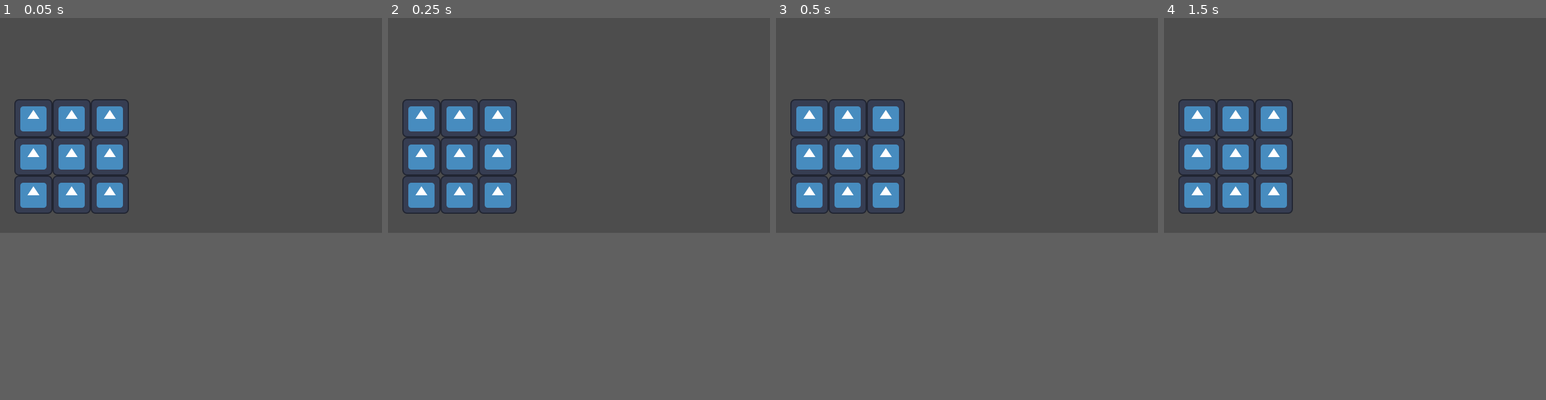
Above: before the commit, frames 1-4 (left to right).
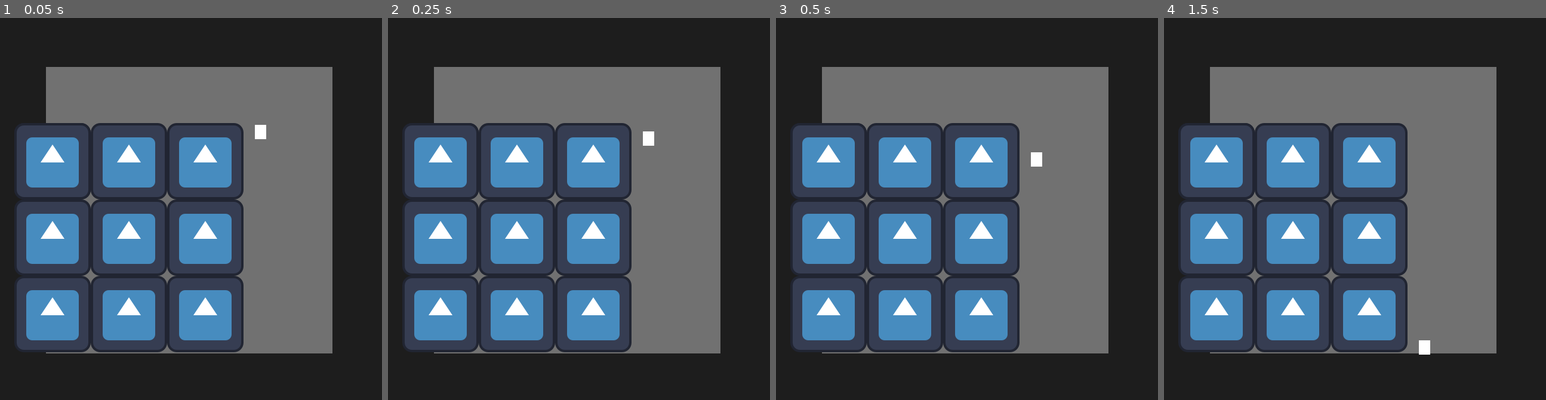
Above: after the commit, the same moments.

Repository: BNBoom5874/samudash
Game: Godot game, scene res://test/WorldT.tscn
The game is run twice, just before and just after one commit, with the same random seed, the same clock (stepped at 60 frames per second) and the same inputs. Before the commit the project starts from res://Ui/controller.tscn. The engine's default icon, where the game draws it, is replaced by a stand-in: a white triangle on a blue panel in a dark square.
Inputs:
- Up to frame 1 (0.05 s): no input
- Up to frame 2 (0.25 s): no input
- Up to frame 3 (0.5 s): no input
- Up to frame 4 (1.5 s): hold C (down_right) from 0.53 s (still down); tap 5 (centerbutton) at 0.6 s; tap W (up) at 0.77, 0.8, 1.07, 1.35 s
The window is 640x360 before the commit and 640x640 after it. Grey fills any space a smaller window leaves; there, only what the larger window draws over its background counts as a difference.

The runs differ from the first frame. In frame 1, 73% of the frame differs, in the area x 0-100%, y 0-88%; in frame 2, 73%; in frame 3, 73%; in frame 4, 73%, in the area x 0-100%, y 0-89%.

Commit message:
test ver.

Diff:
--- /dev/null
+++ b/Game/Character/Player/player.gd
@@ -0,0 +1,53 @@
+extends CharacterBody2D
+
+
+const DashSpeed : float = 600.0
+const Gravity : float = 300.0
+
+
+
+var gravity = Gravity
+
+
+#input
+var keyUp :bool = false
+var keyUpL :bool = false
+var keyUpR :bool = false
+var keyLeft :bool = false
+var keyRight :bool = false
+var keyCenter :bool = false
+var keyDownL :bool = false
+var keyDownR :bool = false
+var keyDown :bool = false
+
+func _ready() -> void:
+	pass
+
+
+func _process(delta: float) -> void:
+
+	get_input()
+
+	apply_gravity(delta)
+
+	move_and_slide()
+
+
+
+
+
+func get_input() -> void:
+	keyUp = Input.is_action_just_pressed("up")
+	keyUpL = Input.is_action_just_pressed("up_left")
+	keyUpR = Input.is_action_just_pressed("up_right")
+	keyLeft = Input.is_action_just_pressed("left")
+	keyRight = Input.is_action_just_pressed("right")
+	keyCenter = Input.is_action_just_pressed("centerbutton")
+	keyDownL = Input.is_action_just_pressed("down_left")
+	keyDownR = Input.is_action_just_pressed("down_right")
+	keyDown = Input.is_action_just_pressed("down")
+
+
+func apply_gravity(delta) -> void:
+	if not is_on_floor():
+		velocity.y += gravity * delta
--- /dev/null
+++ b/Game/Character/player.tscn
@@ -0,0 +1,18 @@
+[gd_scene format=3 uid="uid://bkh7ipi0ebjal"]
+
+[ext_resource type="Script" uid="uid://doun1k6cgprhu" path="res://Game/Character/Player/player.gd" id="1_mym4g"]
+
+[sub_resource type="RectangleShape2D" id="RectangleShape2D_8hnaa"]
+size = Vector2(16, 20)
+
+[node name="Player" type="CharacterBody2D" unique_id=1265944421]
+collision_layer = 2
+script = ExtResource("1_mym4g")
+
+[node name="ColorRect" type="ColorRect" parent="." unique_id=1931133209]
+offset_right = 16.0
+offset_bottom = 20.0
+
+[node name="CollisionShape2D" type="CollisionShape2D" parent="." unique_id=141373887]
+position = Vector2(8, 10)
+shape = SubResource("RectangleShape2D_8hnaa")
--- a/Ui/controller.tscn
+++ b/Ui/controller.tscn
@@ -17,62 +17,65 @@
 anchors_preset = 2
 anchor_top = 1.0
 anchor_bottom = 1.0
-offset_left = 40.0
-offset_top = -144.0
-offset_right = 80.0
-offset_bottom = -104.0
+offset_top = -40.0
+offset_right = 40.0
 grow_vertical = 0
-scale = Vector2(0.5, 0.5)
 
 [node name="UpL" type="TouchScreenButton" parent="Layout/Control" unique_id=1756448157]
-position = Vector2(-32, -160)
+position = Vector2(24, -424)
+texture_normal = ExtResource("1_w32gj")
+passby_press = true
+action = "up_left"
+
+[node name="UpL2" type="TouchScreenButton" parent="Layout/Control" unique_id=415546010]
+position = Vector2(24, -424)
 texture_normal = ExtResource("1_w32gj")
 passby_press = true
 action = "up_left"
 
 [node name="Up" type="TouchScreenButton" parent="Layout/Control" unique_id=120392682]
-position = Vector2(96, -160)
+position = Vector2(152, -424)
 texture_normal = ExtResource("1_w32gj")
 action = "up"
 
 [node name="UpR" type="TouchScreenButton" parent="Layout/Control" unique_id=124055708]
-position = Vector2(224, -160)
+position = Vector2(280, -424)
 texture_normal = ExtResource("1_w32gj")
 passby_press = true
 action = "up_right"
 
 [node name="Left" type="TouchScreenButton" parent="Layout/Control" unique_id=1787214397]
-position = Vector2(-32, -32)
+position = Vector2(24, -296)
 texture_normal = ExtResource("1_w32gj")
 passby_press = true
 action = "left"
 
 [node name="center" type="TouchScreenButton" parent="Layout/Control" unique_id=811601046]
-position = Vector2(96, -32)
+position = Vector2(152, -296)
 texture_normal = ExtResource("1_w32gj")
 passby_press = true
 action = "centerbutton"
 
 [node name="Right" type="TouchScreenButton" parent="Layout/Control" unique_id=461984208]
-position = Vector2(224, -32)
+position = Vector2(280, -296)
 texture_normal = ExtResource("1_w32gj")
 passby_press = true
 action = "right"
 
 [node name="DownL" type="TouchScreenButton" parent="Layout/Control" unique_id=684640408]
-position = Vector2(-32, 96)
+position = Vector2(24, -168)
 texture_normal = ExtResource("1_w32gj")
 passby_press = true
 action = "down_left"
 
 [node name="Down" type="TouchScreenButton" parent="Layout/Control" unique_id=1301129591]
-position = Vector2(96, 96)
+position = Vector2(152, -168)
 texture_normal = ExtResource("1_w32gj")
 passby_press = true
-action = "down "
+action = "down"
 
 [node name="DownR" type="TouchScreenButton" parent="Layout/Control" unique_id=832220853]
-position = Vector2(224, 96)
+position = Vector2(280, -168)
 texture_normal = ExtResource("1_w32gj")
 passby_press = true
 action = "down_right"
--- a/project.godot
+++ b/project.godot
@@ -11,16 +11,26 @@
 [application]
 
 config/name="samudash"
-run/main_scene="uid://b1mg6hru5saio"
+run/main_scene="uid://cggqi20lmnhkn"
 config/features=PackedStringArray("4.6", "Mobile")
 config/icon="res://icon.svg"
 
 [display]
 
 window/size/viewport_width=640
-window/size/viewport_height=360
+window/size/viewport_height=640
+window/size/mode=4
+window/size/resizable=false
 window/stretch/mode="canvas_items"
 window/stretch/aspect="expand"
+
+[file_customization]
+
+folder_colors={
+"res://Game/": "red",
+"res://Ui/": "green",
+"res://test/": "yellow"
+}
 
 [input]
 
@@ -36,7 +46,7 @@
 , Object(InputEventKey,"resource_local_to_scene":false,"resource_name":"","device":0,"window_id":0,"alt_pressed":false,"shift_pressed":false,"ctrl_pressed":false,"meta_pressed":false,"pressed":false,"keycode":0,"physical_keycode":54,"key_label":0,"unicode":0,"location":0,"echo":false,"script":null)
 ]
 }
-"down "={
+down={
 "deadzone": 0.2,
 "events": [Object(InputEventKey,"resource_local_to_scene":false,"resource_name":"","device":0,"window_id":0,"alt_presse …(189 unchanged characters)…
 , Object(InputEventKey,"resource_local_to_scene":false,"resource_name":"","device":0,"window_id":0,"alt_pressed":false,"shift_pressed":false,"ctrl_pressed":false,"meta_pressed":false,"pressed":false,"keycode":0,"physical_keycode":88,"key_label":0,"unicode":0,"location":0,"echo":false,"script":null)
@@ -79,11 +89,21 @@
 ]
 }
 
+[layer_names]
+
+2d_physics/layer_1="floor"
+2d_physics/layer_2="player"
+2d_physics/layer_3="enemy "
+2d_physics/layer_4="Hitbox"
+2d_physics/layer_5="Hurtbox"
+
 [physics]
 
 3d/physics_engine="Jolt Physics"
 
 [rendering]
 
+textures/canvas_textures/default_texture_filter=0
 rendering_device/driver.windows="d3d12"
 renderer/rendering_method="mobile"
+2d/snap/snap_2d_transforms_to_pixel=true
--- /dev/null
+++ b/test/Tlayout_game.tscn
@@ -0,0 +1,127 @@
+[gd_scene format=3 uid="uid://vubgg2pk35oe"]
+
+[ext_resource type="Texture2D" uid="uid://k67rih8h5xrr" path="res://icon.svg" id="1_rwxo1"]
+[ext_resource type="PackedScene" uid="uid://cggqi20lmnhkn" path="res://test/WorldT.tscn" id="2_rwxo1"]
+
+[node name="Root" type="Control" unique_id=458066944]
+layout_mode = 3
+anchors_preset = 15
+anchor_right = 1.0
+anchor_bottom = 1.0
+grow_horizontal = 2
+grow_vertical = 2
+size_flags_horizontal = 4
+size_flags_vertical = 4
+metadata/_edit_vertical_guides_ = [-1112.0]
+
+[node name="MarginContainer" type="MarginContainer" parent="." unique_id=336838125]
+layout_mode = 1
+anchors_preset = 15
+anchor_right = 1.0
+anchor_bottom = 1.0
+grow_horizontal = 2
+grow_vertical = 2
+theme_override_constants/margin_left = 20
+theme_override_constants/margin_top = 20
+theme_override_constants/margin_right = 20
+theme_override_constants/margin_bottom = 20
+metadata/_edit_use_anchors_ = true
+
+[node name="HBoxContainer" type="HBoxContainer" parent="MarginContainer" unique_id=950096001]
+layout_mode = 2
+theme_override_constants/separation = 10
+
+[node name="Uileft" type="Panel" parent="MarginContainer/HBoxContainer" unique_id=1981901082]
+layout_mode = 2
+size_flags_horizontal = 3
+
+[node name="Control" type="Control" parent="MarginContainer/HBoxContainer/Uileft" unique_id=928159142]
+layout_mode = 1
+anchors_preset = 2
+anchor_top = 1.0
+anchor_bottom = 1.0
+offset_top = -40.0
+offset_right = 40.0
+grow_vertical = 0
+scale = Vector2(0.8, 0.8)
+
+[node name="UpL" type="TouchScreenButton" parent="MarginContainer/HBoxContainer/Uileft/Control" unique_id=1259009883]
+position = Vector2(12, -428)
+texture_normal = ExtResource("1_rwxo1")
+passby_press = true
+action = "up_left"
+
+[node name="UpL2" type="TouchScreenButton" parent="MarginContainer/HBoxContainer/Uileft/Control" unique_id=1757900078]
+position = Vector2(12, -428)
+texture_normal = ExtResource("1_rwxo1")
+passby_press = true
+action = "up_left"
+
+[node name="Up" type="TouchScreenButton" parent="MarginContainer/HBoxContainer/Uileft/Control" unique_id=1035129550]
+position = Vector2(140, -428)
+texture_normal = ExtResource("1_rwxo1")
+action = "up"
+
+[node name="UpR" type="TouchScreenButton" parent="MarginContainer/HBoxContainer/Uileft/Control" unique_id=1537401547]
+position = Vector2(268, -428)
+texture_normal = ExtResource("1_rwxo1")
+passby_press = true
+action = "up_right"
+
+[node name="Left" type="TouchScreenButton" parent="MarginContainer/HBoxContainer/Uileft/Control" unique_id=1070439346]
+position = Vector2(12, -300)
+texture_normal = ExtResource("1_rwxo1")
+passby_press = true
+action = "left"
+
+[node name="center" type="TouchScreenButton" parent="MarginContainer/HBoxContainer/Uileft/Control" unique_id=589090620]
+position = Vector2(140, -300)
+texture_normal = ExtResource("1_rwxo1")
+passby_press = true
+action = "centerbutton"
+
+[node name="Right" type="TouchScreenButton" parent="MarginContainer/HBoxContainer/Uileft/Control" unique_id=809784983]
+position = Vector2(268, -300)
+texture_normal = ExtResource("1_rwxo1")
+passby_press = true
+action = "right"
+
+[node name="DownL" type="TouchScreenButton" parent="MarginContainer/HBoxContainer/Uileft/Control" unique_id=808198244]
+position = Vector2(12, -172)
+texture_normal = ExtResource("1_rwxo1")
+passby_press = true
+action = "down_left"
+
+[node name="Down" type="TouchScreenButton" parent="MarginContainer/HBoxContainer/Uileft/Control" unique_id=239606682]
+position = Vector2(140, -172)
+texture_normal = ExtResource("1_rwxo1")
+passby_press = true
+action = "down"
+
+[node name="DownR" type="TouchScreenButton" parent="MarginContainer/HBoxContainer/Uileft/Control" unique_id=313643155]
+position = Vector2(268, -172)
+texture_normal = ExtResource("1_rwxo1")
+passby_press = true
+action = "down_right"
+
+[node name="TVcenter" type="AspectRatioContainer" parent="MarginContainer/HBoxContainer" unique_id=869616336]
+layout_mode = 2
+size_flags_horizontal = 0
+size_flags_vertical = 4
+ratio = 1.7778
+
+[node name="SubViewportContainer" type="SubViewportContainer" parent="MarginContainer/HBoxContainer/TVcenter" unique_id=760457894]
+clip_contents = true
+layout_mode = 2
+
+[node name="Tv" type="SubViewport" parent="MarginContainer/HBoxContainer/TVcenter/SubViewportContainer" unique_id=389780417]
+disable_3d = true
+size = Vector2i(1280, 720)
+render_target_update_mode = 4
+
+[node name="World" parent="MarginContainer/HBoxContainer/TVcenter/SubViewportContainer/Tv" unique_id=62650097 instance=ExtResource("2_rwxo1")]
+position = Vector2(408, 224)
+
+[node name="Uireght" type="Panel" parent="MarginContainer/HBoxContainer" unique_id=2089099682]
+layout_mode = 2
+size_flags_horizontal = 3
--- /dev/null
+++ b/test/WorldT.tscn
@@ -0,0 +1,72 @@
+[gd_scene format=3 uid="uid://cggqi20lmnhkn"]
+
+[ext_resource type="PackedScene" uid="uid://b1mg6hru5saio" path="res://Ui/controller.tscn" id="2_8n65e"]
+[ext_resource type="PackedScene" uid="uid://bkh7ipi0ebjal" path="res://Game/Character/player.tscn" id="2_vt5b8"]
+
+[sub_resource type="RectangleShape2D" id="RectangleShape2D_luodq"]
+size = Vector2(738.125, 49.374996)
+
+[node name="World" type="Node2D" unique_id=62650097]
+position = Vector2(72, 88)
+metadata/_edit_lock_ = true
+
+[node name="CanvasLayer" type="CanvasLayer" parent="." unique_id=1173590863]
+layer = -1
+
+[node name="ColorRect" type="ColorRect" parent="CanvasLayer" unique_id=2125979128]
+anchors_preset = 15
+anchor_right = 1.0
+anchor_bottom = 1.0
+grow_horizontal = 2
+grow_vertical = 2
+color = Color(0.11551941, 0.1155194, 0.1155194, 1)
+metadata/_edit_use_anchors_ = true
+
+[node name="StaticBody2D" type="StaticBody2D" parent="." unique_id=1316279462]
+position = Vector2(292, 222)
+scale = Vector2(0.8, 0.8)
+collision_mask = 0
+
+[node name="ColorRect" type="ColorRect" parent="StaticBody2D" unique_id=1160497341]
+anchors_preset = 8
+anchor_left = 0.5
+anchor_top = 0.5
+anchor_right = 0.5
+anchor_bottom = 0.5
+offset_left = -337.50006
+offset_top = -266.25003
+offset_right = 162.49994
+offset_bottom = 233.74997
+grow_horizontal = 2
+grow_vertical = 2
+pivot_offset_ratio = Vector2(250, 250)
+color = Color(0.4437306, 0.44373065, 0.44373062, 1)
+
+[node name="CollisionShape2D" type="CollisionShape2D" parent="StaticBody2D" unique_id=1010246845]
+position = Vector2(-92.5, 261.25)
+scale = Vector2(0.99999994, 0.99999994)
+shape = SubResource("RectangleShape2D_luodq")
+
+[node name="CollisionShape2D2" type="CollisionShape2D" parent="StaticBody2D" unique_id=1525259635]
+position = Vector2(-106.25, -292.50003)
+scale = Vector2(0.99999994, 0.99999994)
+shape = SubResource("RectangleShape2D_luodq")
+
+[node name="CollisionShape2D3" type="CollisionShape2D" parent="StaticBody2D" unique_id=1475223197]
+position = Vector2(187.5, -2.4999924)
+rotation = 1.5707964
+shape = SubResource("RectangleShape2D_luodq")
+
+[node name="CollisionShape2D4" type="CollisionShape2D" parent="StaticBody2D" unique_id=882285728]
+position = Vector2(-362.5, -11.249996)
+rotation = 1.5707964
+shape = SubResource("RectangleShape2D_luodq")
+
+[node name="Player" parent="." unique_id=1265944421 instance=ExtResource("2_vt5b8")]
+position = Vector2(313, 89)
+
+[node name="Camera2D" type="Camera2D" parent="." unique_id=2015984435]
+position = Vector2(224, 208)
+zoom = Vector2(1.2, 1.2)
+
+[node name="controller" parent="." unique_id=851171353 instance=ExtResource("2_8n65e")]
Not shown, added: Game/Character/Player/player.gd.uid
Not shown, changed: version.txt
Binary file added: ไม่มีชื่อ 37_20260525002951.png
Not shown, added: ไม่มีชื่อ 37_20260525002951.png.import
Not shown, changed: .nomedia
